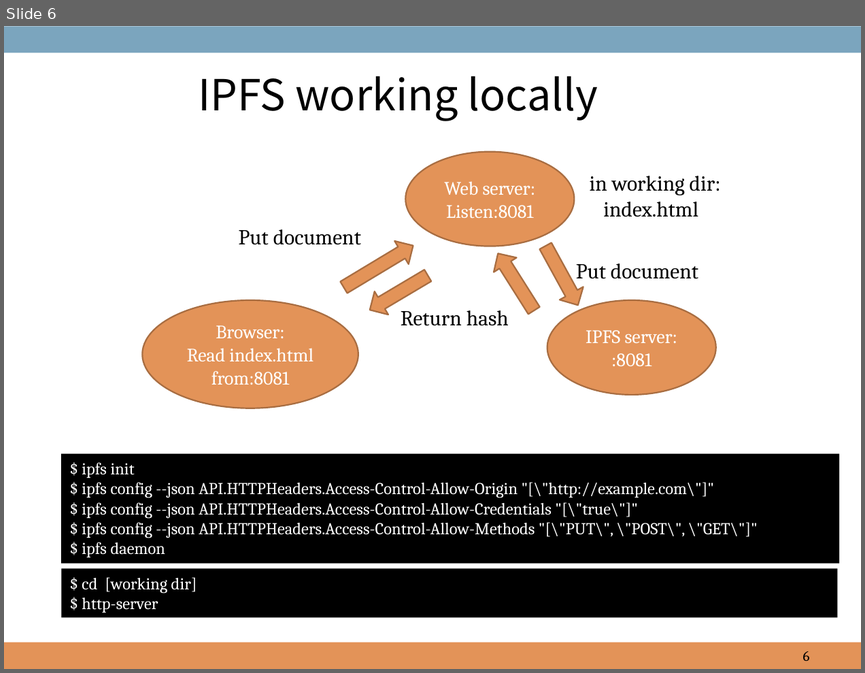
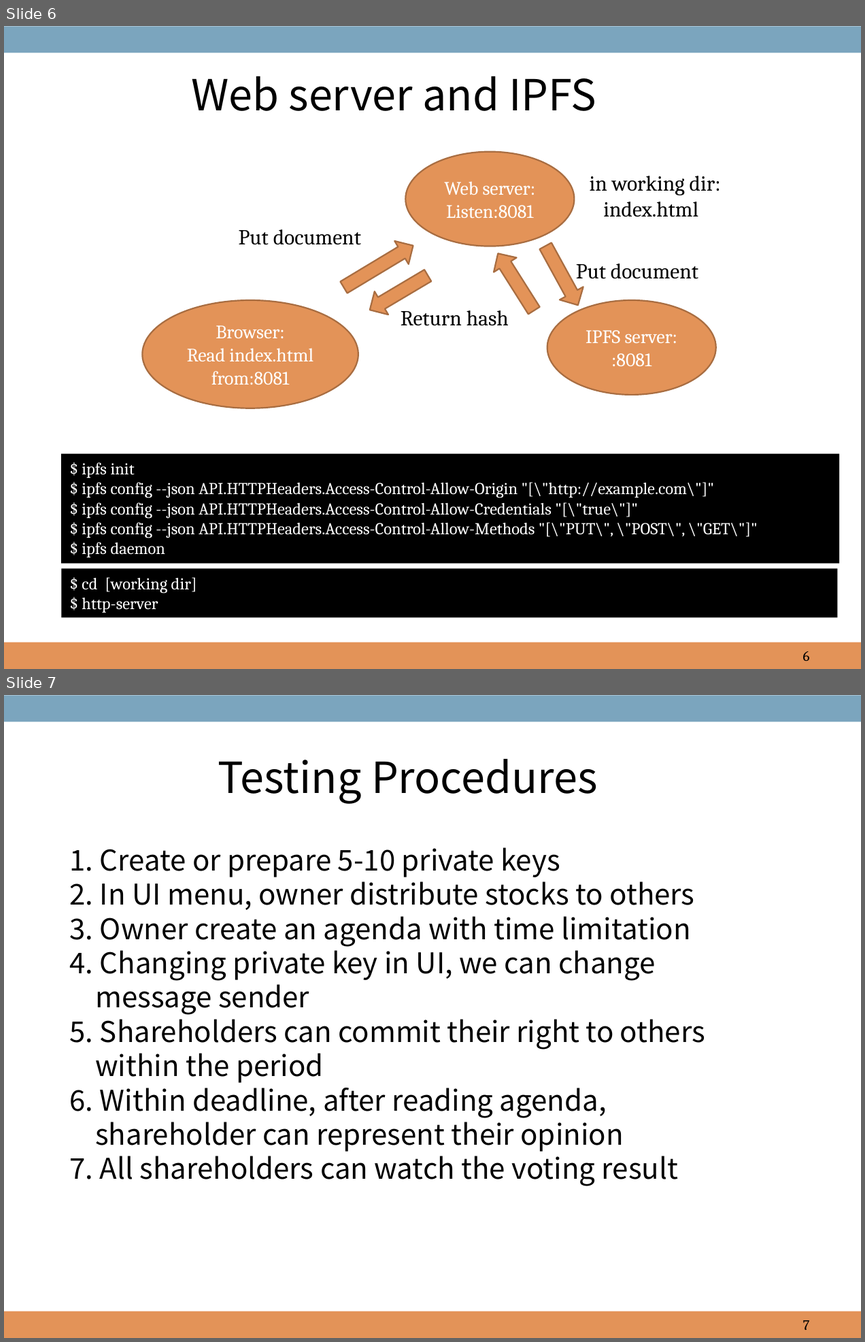
Before and after one commit to hdbaek/NotUsed, a slide deck: AgendaHandling.pptx. Shown one above the other, each under a label of ours: slide 6 before the commit, slides 6 and 7 after it. The pictures are 865x673 and 865x1342 pixels, drawn with LibreOffice and Linux fonts; fonts in the diff are those of the drawing; background and template pictures are left out. Boxes give left, top, right and bottom in pixels: in the first picture for what was removed or moved away, otherwise in the second. Text is boxed around its words. In the diff, an @@ line names an element or a change of style, - is before the commit and + after.

Commit message:
Add files via upload
for project review and consideration of testing procedures

```diff
--- a/AgendaHandling.pptx
+++ b/AgendaHandling.pptx
@@ slide 7 added at [4, 695, 861, 1338], background picture (left out); not listed: 2 template elements that a slide beside it also shows @@
@@ text added at [218, 759, 598, 804], 36 pt, text #000000 @@
+Testing Procedures
@@ text added at [70, 847, 705, 1186], 24 pt, text #000000 @@
+1. Create or prepare 5-10 private keys
+2. In UI menu, owner distribute stocks to others
+3. Owner create an agenda with time limitation
+4. Changing private key in UI, we can change
+message sender
+5. Shareholders can commit their right to others
+within the period
+6. Within deadline, after reading agenda,
+shareholder can represent their opinion
+7. All shareholders can watch the voting result
@@ page number added at [803, 1320, 810, 1329], 12 pt, text #000000 @@
+7
@@ slide 6 changed as well @@
@@ text at [191, 76, 596, 111]: text changed @@
-IPFS working locally
+Web server and IPFS
```
Also in this commit, not shown: 5 other slides changed, 1 other slide added, 1 slide removed.
